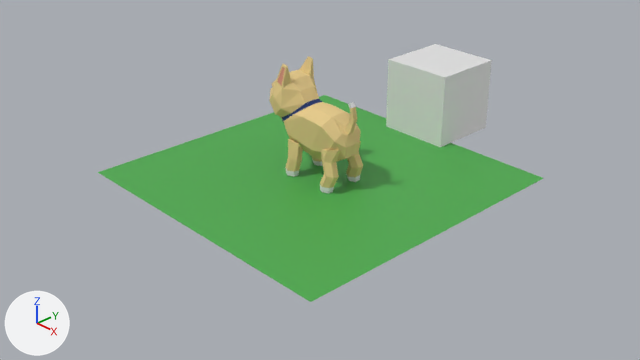
Renders of the Blender file blender/cat.blend from each side of a commit.
One viewpoint serves both versions: the file's camera 'Camera'. Arrows for +X, +Y and +Z are at lower left; the lights stay in place.

In view in the first picture: 'Plane', 'body', 'front-leg', 'one-meter', 'rear-leg'.
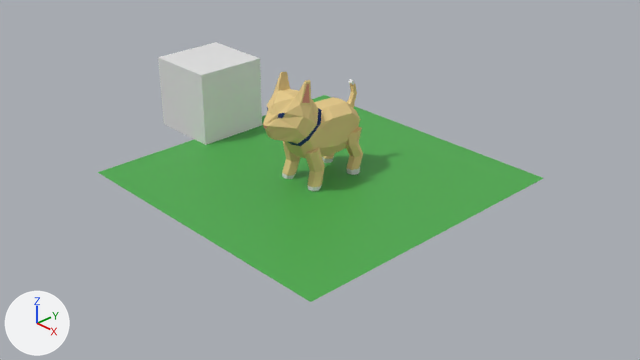
Edits to the scene script, one JSON object a line:
```json
{"block": "me_plane_001", "where": "# used by ob_body; location = (0.0, 0.0, 0.0)"}
{"op": "remove", "block": "me_plane_001", "code": "me_plane_001.from_pydata(...)  # 91 vertices, 80 faces; spans x -0.88..0.62, y -0.31..0.0, z 0.3..1.43"}
{"op": "add", "block": "me_plane_001", "code": "me_plane_001.from_pydata(...)  # 91 vertices, 80 faces; spans x 0.0..0.31, y -0.88..0.62, z 0.3..1.43"}
{"block": "me_plane_001", "change": "me_plane_001 part 1: 91 of 91 vertices moved; they spanned x -0.88..0.62, y -0.31..0.0, z 0.3..1.43 and now span x 0.0..0.31, y -0.88..0.62, z 0.3..1.43; mean shift (0.21, 0.01, 0.0); largest move (-0.88, 0.0, 0.94) -> (0.0, -0.88, 0.94)"}
{"block": "me_cylinder", "where": "# used by ob_front_leg; location = (0.0, 0.0, 0.0)"}
{"op": "remove", "block": "me_cylinder", "code": "me_cylinder.from_pydata(...)  # 24 vertices, 20 faces; spans x -0.349..-0.137, y -0.315..-0.104, z -0.005..0.458"}
{"op": "add", "block": "me_cylinder", "code": "me_cylinder.from_pydata(...)  # 72 vertices, 64 faces; spans x -0.332..0.332, y -0.39..-0.159, z -0.001..0.547"}
{"block": "me_cylinder", "change": "me_cylinder part 2: 24 vertices removed from x -0.349..-0.137, y -0.315..-0.104, z -0.005..0.458; 72 vertices added at x -0.332..0.332, y -0.39..-0.159, z -0.001..0.547"}
{"block": "me_cylinder_001", "where": "# used by ob_rear_leg; location = (0.0, 0.0, 0.0)"}
{"op": "remove", "block": "me_cylinder_001", "code": "me_cylinder_001.from_pydata(...)  # 30 vertices, 26 faces; spans x 0.287..0.534, y -0.315..-0.053, z -0.005..0.582"}
{"op": "add", "block": "me_cylinder_001", "code": "me_cylinder_001.from_pydata(...)  # 108 vertices, 100 faces; spans x -0.327..0.327, y 0.277..0.517, z -0.006..0.574"}
{"block": "me_cylinder_001", "change": "me_cylinder_001 part 3: 108 vertices added at x -0.327..0.327, y 0.277..0.517, z -0.006..0.574"}
{"block": "me_cylinder_001", "change": "me_cylinder_001 part 4: 30 vertices removed from x 0.287..0.534, y -0.315..-0.053, z -0.005..0.582"}
{"op": "set", "path": "ob_one_meter.location", "old": "(0.0, 2.277, 0.5)", "new": "(-2.244, 0.018, 0.5)"}
{"block": "ob_body", "where": "_m = ob_body.modifiers.new('Mirror', 'MIRROR')"}
{"op": "remove", "block": "ob_body", "code": "_m.use_axis = (False, True, False)"}
{"op": "remove", "block": "ob_rear_leg", "code": "_m = ob_rear_leg.modifiers.new('Mirror', 'MIRROR')"}
{"op": "remove", "block": "ob_rear_leg", "code": "_m.use_axis = (False, True, False)"}
{"op": "remove", "block": "ob_rear_leg", "code": "_m.mirror_object = ob_body"}
```

Pixel boxes [x1, y1, x2, y2] of what changed, in the pictures (640 x 360 px):
```json
{"object": "one-meter", "change": "moved", "before": [386, 44, 492, 147], "after": [158, 42, 262, 145]}
{"object": "body", "change": "reshaped, modifiers changed", "before": [269, 56, 361, 162], "after": [263, 72, 360, 158], "on screen": "19% shorter"}
{"object": "rear-leg", "change": "reshaped, modifiers changed", "before": [320, 141, 363, 193], "after": [322, 127, 363, 175]}
{"object": "front-leg", "change": "reshaped, modifiers changed", "before": [285, 139, 322, 177], "after": [282, 141, 325, 191]}
{"part": 3, "of": "me_cylinder_001", "change": "added", "after": [322, 127, 363, 175], "on screen": "yellow"}
{"part": 4, "of": "me_cylinder_001", "change": "deleted", "before": [320, 141, 363, 193], "on screen": "yellow"}
```
